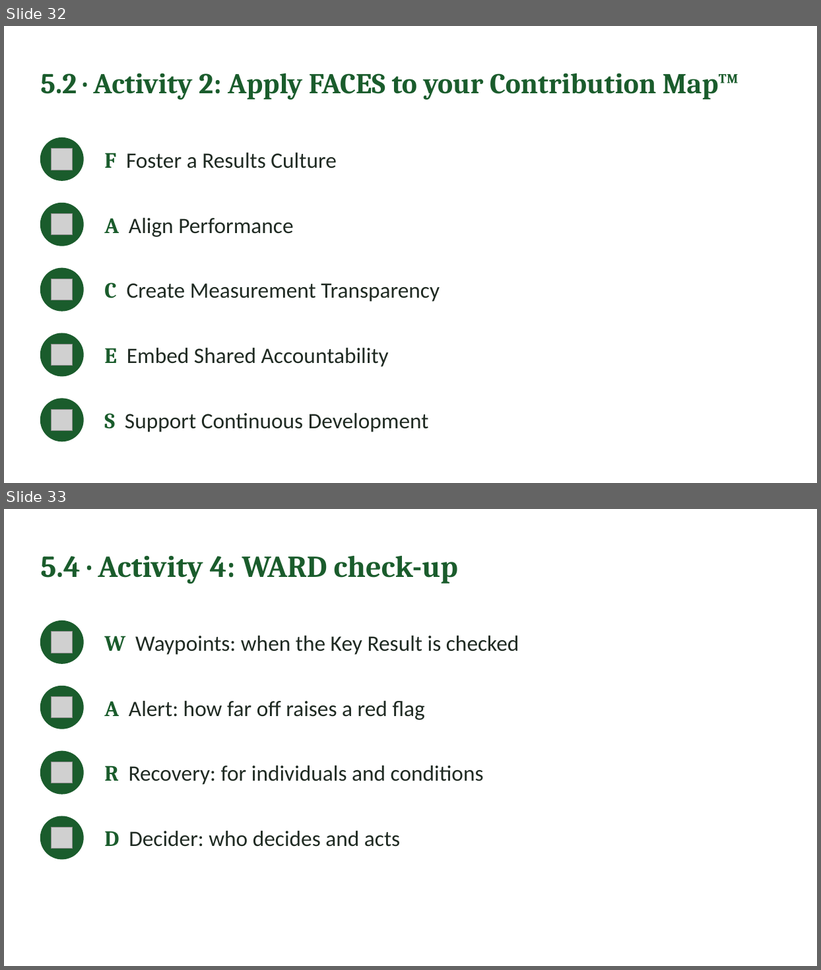
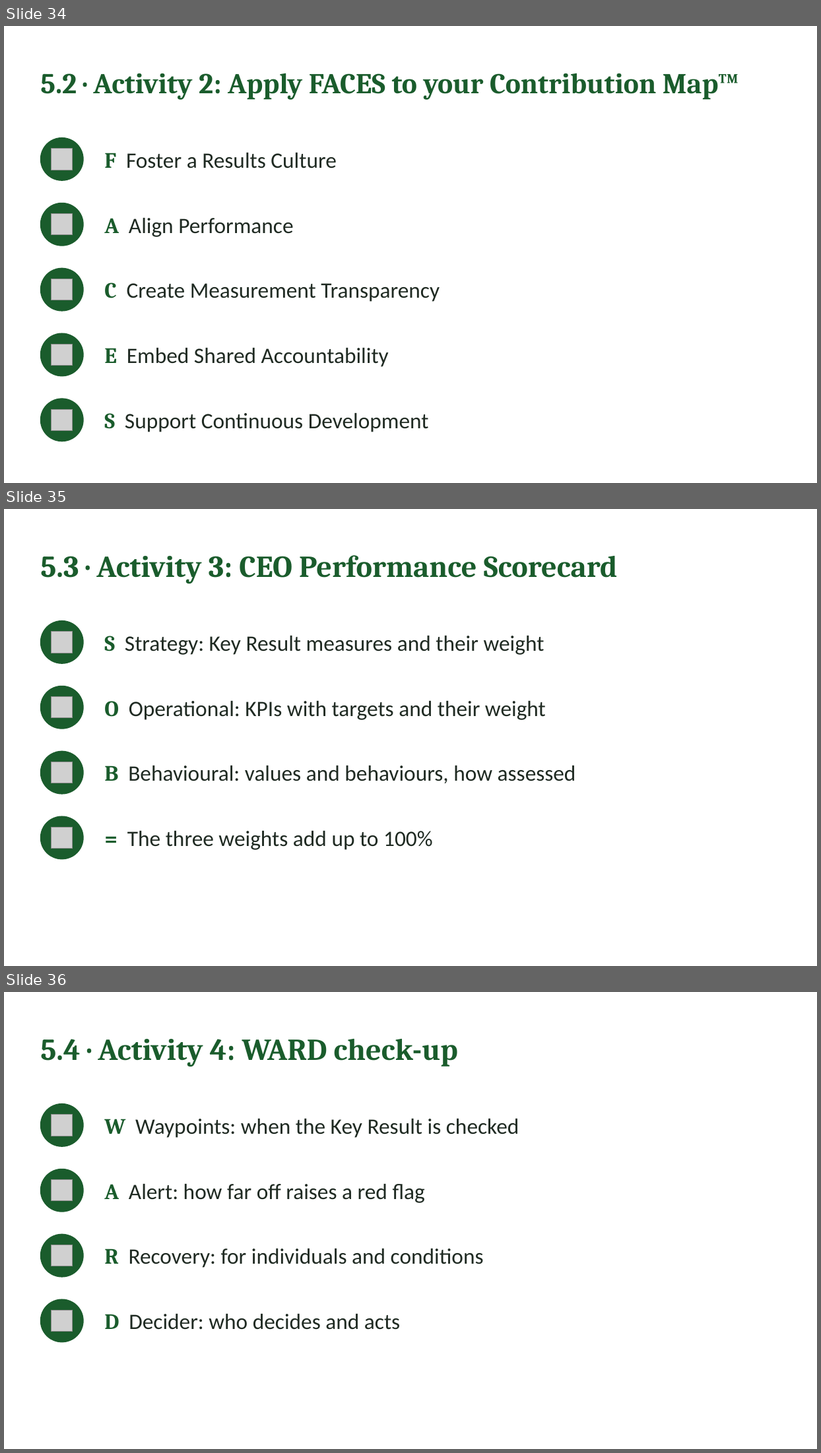
Before and after one commit to IBSL26/ibsl-platform, a slide deck: Unit decks/Unit 06 - Performance Management Setup.pptx. Shown one above the other, each under a label of ours: slides 32 and 33 before the commit, slides 34, 35 and 36 after it. The pictures are 821x970 and 821x1453 pixels, drawn with LibreOffice and Linux fonts; fonts in the diff are those of the drawing; grey boxes stand for pictures. Boxes give left, top, right and bottom in pixels: in the first picture for what was removed or moved away, otherwise in the second. Text is boxed around its words. In the diff, an @@ line names an element or a change of style, - is before the commit and + after.

Commit message:
Unit 6 deck: CEO Performance Scorecard slides (2.3a, 2.3b, 5.3)

```diff
--- a/Unit decks/Unit 06 - Performance Management Setup.pptx
+++ b/Unit decks/Unit 06 - Performance Management Setup.pptx
@@ slide 35 added at [4, 509, 817, 966], background #FFFFFF @@
@@ text added at [40, 555, 618, 584], 36 pt, text #1A5C2C, bold @@
+5.3 · Activity 3: CEO Performance Scorecard
@@ ellipse added at [40, 621, 83, 663], fill #1A5C2C, outline #1A5C2C 1 pt @@
@@ picture added at [52, 632, 73, 653] @@
@@ text added at [104, 636, 545, 655], 26 pt, text #1F2A22 @@
+S Strategy: Key Result measures and their weight
@@ ellipse added at [40, 686, 83, 729], fill #1A5C2C, outline #1A5C2C 1 pt @@
@@ picture added at [52, 697, 73, 718] @@
@@ text added at [104, 701, 546, 720], 26 pt, text #1F2A22 @@
+O Operational: KPIs with targets and their weight
@@ ellipse added at [40, 752, 83, 795], fill #1A5C2C, outline #1A5C2C 1 pt @@
@@ picture added at [52, 762, 73, 784] @@
@@ text added at [104, 766, 576, 784], 26 pt, text #1F2A22 @@
+B Behavioural: values and behaviours, how assessed
@@ ellipse added at [40, 817, 83, 859], fill #1A5C2C, outline #1A5C2C 1 pt @@
@@ picture added at [52, 827, 73, 849] @@
@@ text added at [127, 831, 433, 850], 26 pt, text #1F2A22 @@
+= The three weights add up to 100%
@@ what was slide 32 is now slide 34 @@
@@ what was slide 33 is now slide 36 @@
```
Also in this commit, not shown: 2 other slides added, 3 other files.
